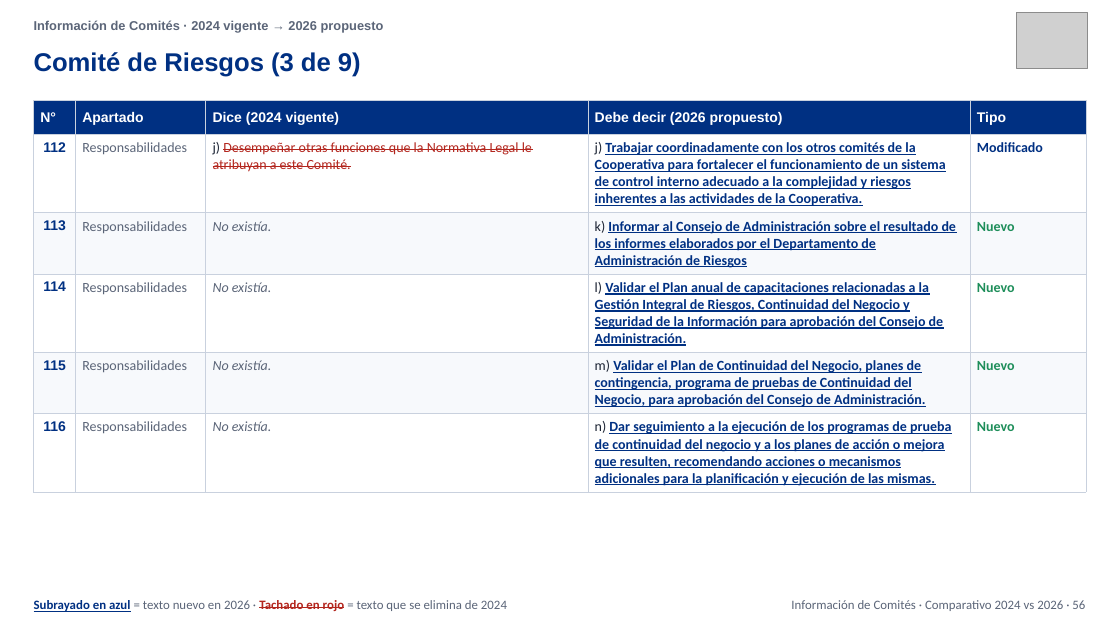
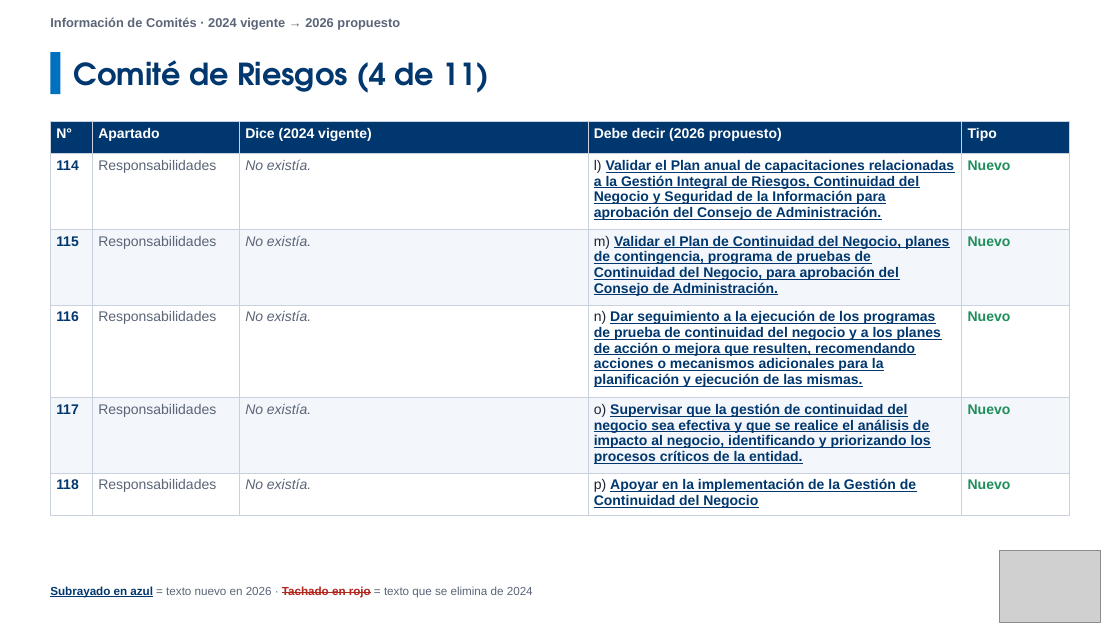
Before and after one commit to menjivar201280/riesgo, a slide deck: slide 63 of politicas/Comparativo_Comite_Riesgos_V03_vs_V04.pptx (slide 56 before the commit). Drawn at 1120x630 pixels with LibreOffice and Linux fonts; fonts in the diff are those of the drawing; grey boxes stand for pictures. Boxes give left, top, right and bottom in pixels: in the first picture for what was removed or moved away, otherwise in the second. Text is boxed around its words. In the diff, an @@ line names an element or a change of style, - is before the commit and + after.

```diff
--- a/politicas/Comparativo_Comite_Riesgos_V03_vs_V04.pptx
+++ b/politicas/Comparativo_Comite_Riesgos_V03_vs_V04.pptx
@@ text "Información de Comités · 2024 ..." moved from (x1=34, y1=20, x2=384, y2=33) to (x1=50, y1=17, x2=400, y2=30) @@
@@ text "Información de Comités · 2024 ..." at (x1=50, y1=17, x2=400, y2=30): vertical alignment middle to top @@
@@ picture removed at (x1=1017, y1=13, x2=1088, y2=68) @@
@@ rectangle added at (x1=50, y1=52, x2=60, y2=94), fill #0070C0 @@
@@ text at (x1=74, y1=60, x2=490, y2=93): text changed; size 22 to 26 pt; font Arial to TeX Gyre Adventor; text colour #003082 to #00376E @@
-Comité de Riesgos (3 de 9)
+Comité de Riesgos (4 de 11)
@@ table at (x1=50, y1=122, x2=1070, y2=512) @@
-row 2: 112 | Responsabilidades | j) Desempeñar otras funciones que la Normativa Legal le atribuyan a este Comité. | j) Trabajar coordinadamente con los otros comités de la Cooperativa para fortalecer el funcionamiento de un sistema de control interno adecuado a la complejidad y riesgos inherentes a las actividades de la Cooperativa. | Modificado
-row 3: 113 | Responsabilidades | No existía. | k) Informar al Consejo de Administración sobre el resultado de los informes elaborados por el Departamento de Administración de Riesgos | Nuevo
+row 5: 117 | Responsabilidades | No existía. | o) Supervisar que la gestión de continuidad del negocio sea efectiva y que se realice el análisis de impacto al negocio, identificando y priorizando los procesos críticos de la entidad. | Nuevo
+row 6: 118 | Responsabilidades | No existía. | p) Apoyar en la implementación de la Gestión de Continuidad del Negocio | Nuevo
@@ fill #003082 to #00376E in row 1 @@
@@ fill #F7F9FC to #F3F6FA in 10 cells @@
@@ font Calibri to Arial in "Responsabilidades", "Responsabilidades", "No existía.", "Nuevo" and 9 more places @@
@@ table resized from (x1=34, y1=101, x2=1086, y2=490) to (x1=50, y1=122, x2=1070, y2=512) @@
@@ picture added at (x1=1000, y1=550, x2=1101, y2=623) @@
@@ text "Subrayado en azul = texto ..." moved from (x1=34, y1=600, x2=507, y2=612) to (x1=50, y1=586, x2=533, y2=598) @@
@@ text "Subrayado en azul = texto ..." at (x1=50, y1=586, x2=533, y2=598): size 11 to 10 pt, font Calibri to Arial; text colour #003082 to #00376E in "Subrayado en azul"; vertical alignment middle to top @@
@@ text removed at (x1=791, y1=600, x2=1085, y2=611) @@
-Información de Comités · Comparativo 2024 vs 2026 · 56
```
Also in this commit, not shown: 68 other slides changed, 14 slides added, 2 slides removed.
